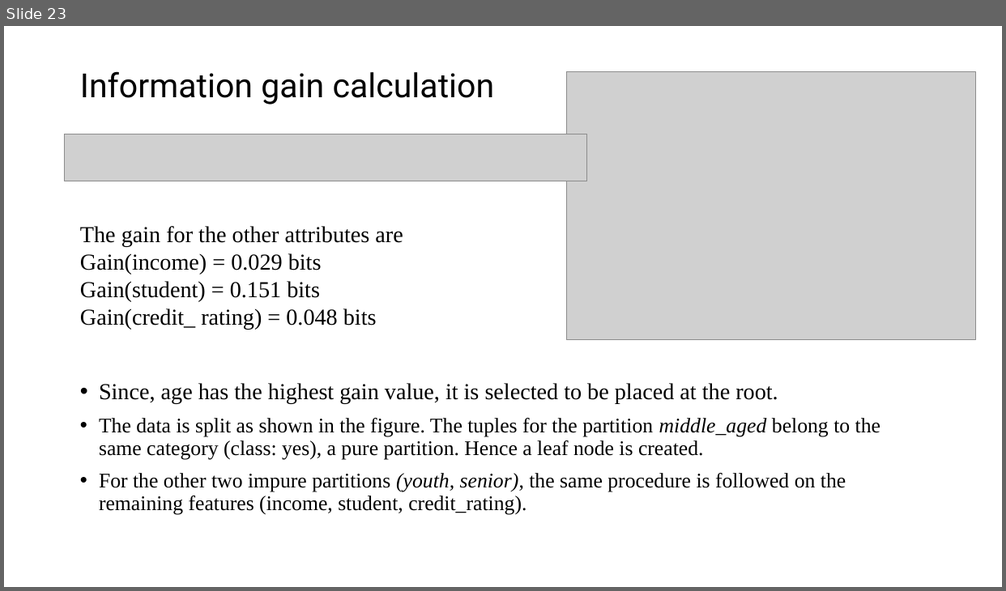
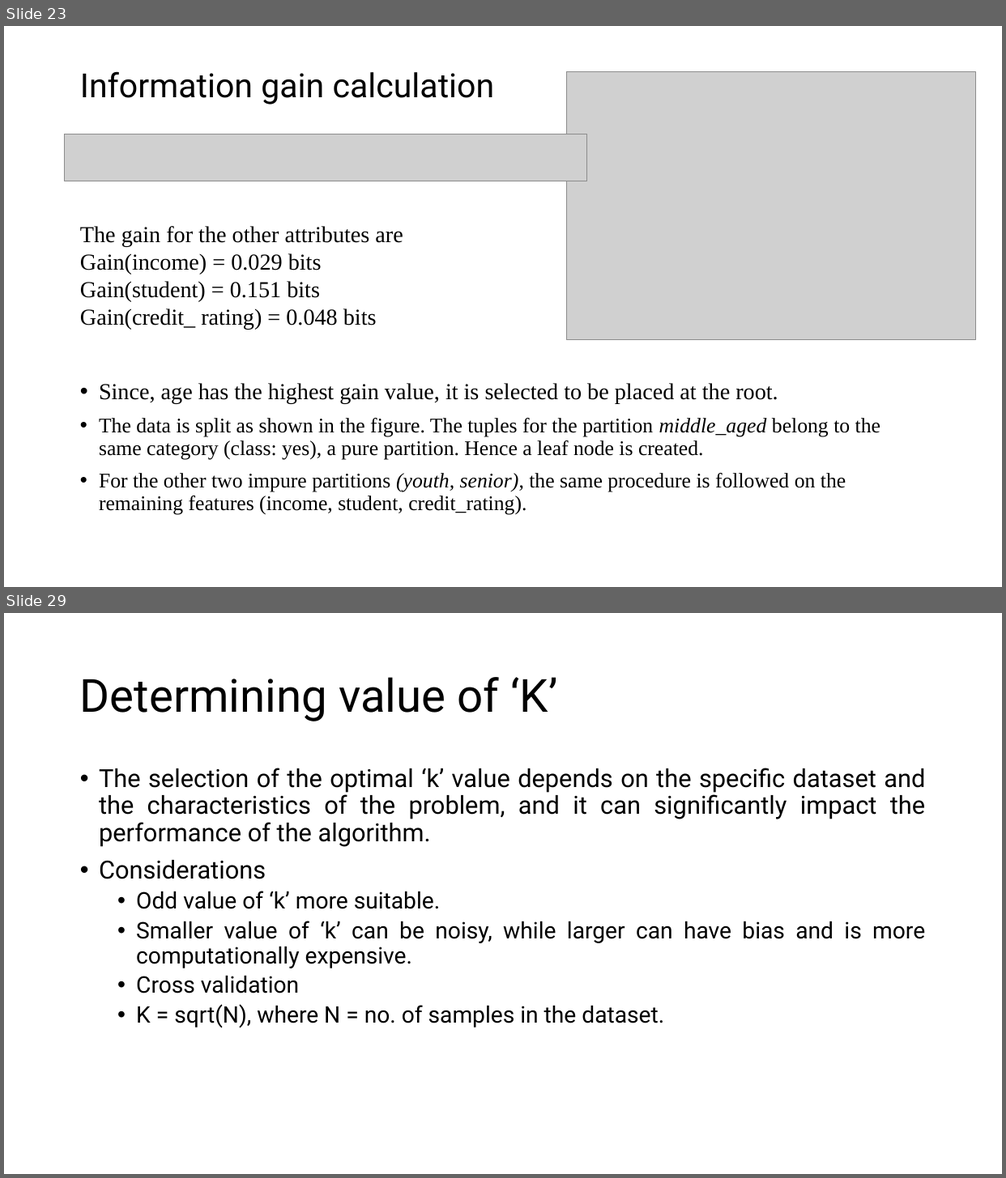
Before and after one commit to gurungdipen/FDS-2024, a slide deck: Modeling.pptx. Shown one above the other, each under a label of ours: slide 23 before the commit, slides 23 and 29 after it; the slides between them are not shown. The pictures are 1006x591 and 1006x1178 pixels, drawn with LibreOffice and Linux fonts; fonts in the diff are those of the drawing; grey boxes stand for pictures. Boxes give left, top, right and bottom in pixels: in the first picture for what was removed or moved away, otherwise in the second. Text is boxed around its words. In the diff, an @@ line names an element or a change of style, - is before the commit and + after.

```diff
--- a/Modeling.pptx
+++ b/Modeling.pptx
@@ slide 29 added at box(4, 613, 1002, 1174), background #FFFFFF @@
@@ title added at box(80, 677, 557, 722), 44 pt, text #000000 @@
+Determining value of ‘K’
@@ text added at box(99, 768, 925, 1029), 22 pt, text #000000 @@
+• The selection of the optimal ‘k’ value depends on the specific dataset and the characteristics of the problem, and it can significantly impact the performance of the algorithm.
+• Considerations
+  • Odd value of ‘k’ more suitable.
+  • Smaller value of ‘k’ can be noisy, while larger can have bias and is more computationally expensive.
+  • Cross validation
+  • K = sqrt(N), where N = no. of samples in the dataset.
```
Also in this commit, not shown: 7 other slides added.
